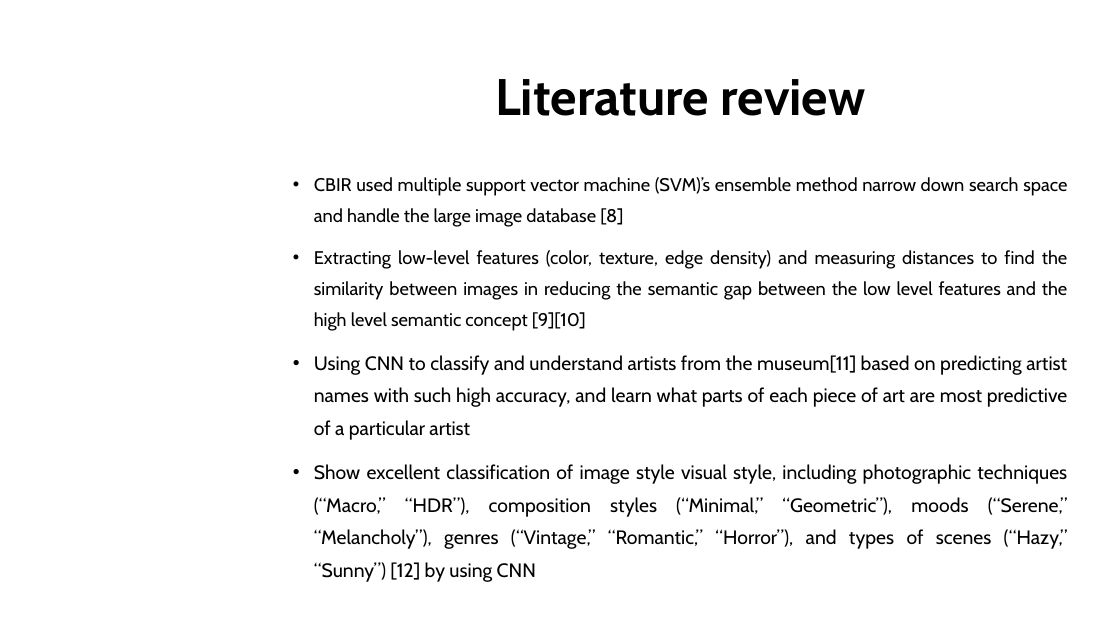
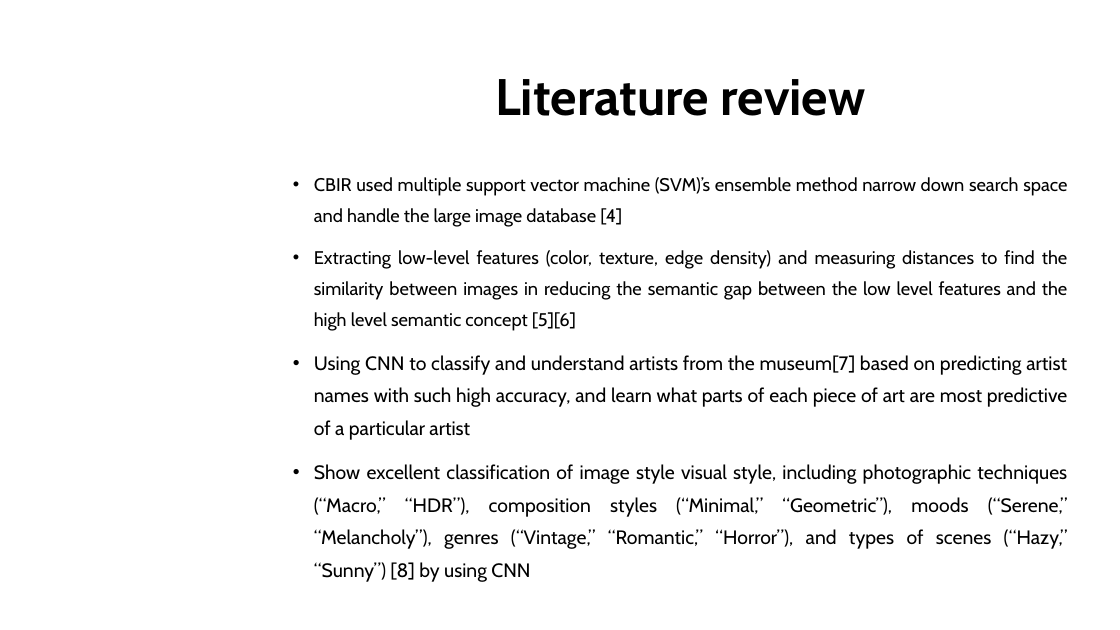
Before and after one commit to dungdovu/DGA1031, a slide deck: slide 9 of DGA1031/What is it.pptx (slide 10 before the commit). Drawn at 1120x630 pixels with LibreOffice and Linux fonts; fonts in the diff are those of the drawing; background and template pictures are left out. Boxes give left, top, right and bottom in pixels: in the first picture for what was removed or moved away, otherwise in the second. Text is boxed around its words. In the diff, an @@ line names an element or a change of style, - is before the commit and + after.

```diff
--- a/DGA1031/What is it.pptx
+++ b/DGA1031/What is it.pptx
@@ text at (314, 177, 1068, 582): text changed @@
-• CBIR used multiple support vector machine (SVM)’s ensemble method narrow down search space and handle the large image database [8]
-• Extracting low-level features (color, texture, edge density) and measuring distances to find the similarity between images in reducing the semantic gap between the low level features and the high level semantic concept [9][10]
-• Using CNN to classify and understand artists from the museum[11] based on predicting artist names with such high accuracy, and learn what parts of each piece of art are most predictive of a particular artist
-• Show excellent classification of image style visual style, including photographic techniques (“Macro,” “HDR”), composition styles (“Minimal,” “Geometric”), moods (“Serene,” “Melancholy”), genres (“Vintage,” “Romantic,” “Horror”), and types of scenes (“Hazy,” “Sunny”) [12] by using CNN
+• CBIR used multiple support vector machine (SVM)’s ensemble method narrow down search space and handle the large image database [4]
+• Extracting low-level features (color, texture, edge density) and measuring distances to find the similarity between images in reducing the semantic gap between the low level features and the high level semantic concept [5][6]
+• Using CNN to classify and understand artists from the museum[7] based on predicting artist names with such high accuracy, and learn what parts of each piece of art are most predictive of a particular artist
+• Show excellent classification of image style visual style, including photographic techniques (“Macro,” “HDR”), composition styles (“Minimal,” “Geometric”), moods (“Serene,” “Melancholy”), genres (“Vintage,” “Romantic,” “Horror”), and types of scenes (“Hazy,” “Sunny”) [8] by using CNN
```
Also in this commit, not shown: 17 other slides changed, 5 slides added, 2 slides removed, 1 other file.
